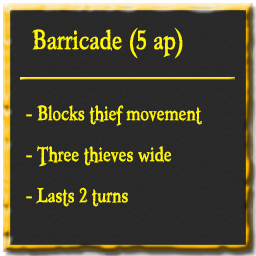
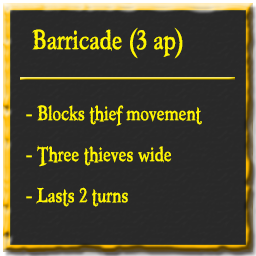
Layered file, before and after one edit (256×256). Changes by layer:
renamed "Barricade (5 ap)" to "Barricade (3 ap)", painted on it over [136, 30, 147, 50]
